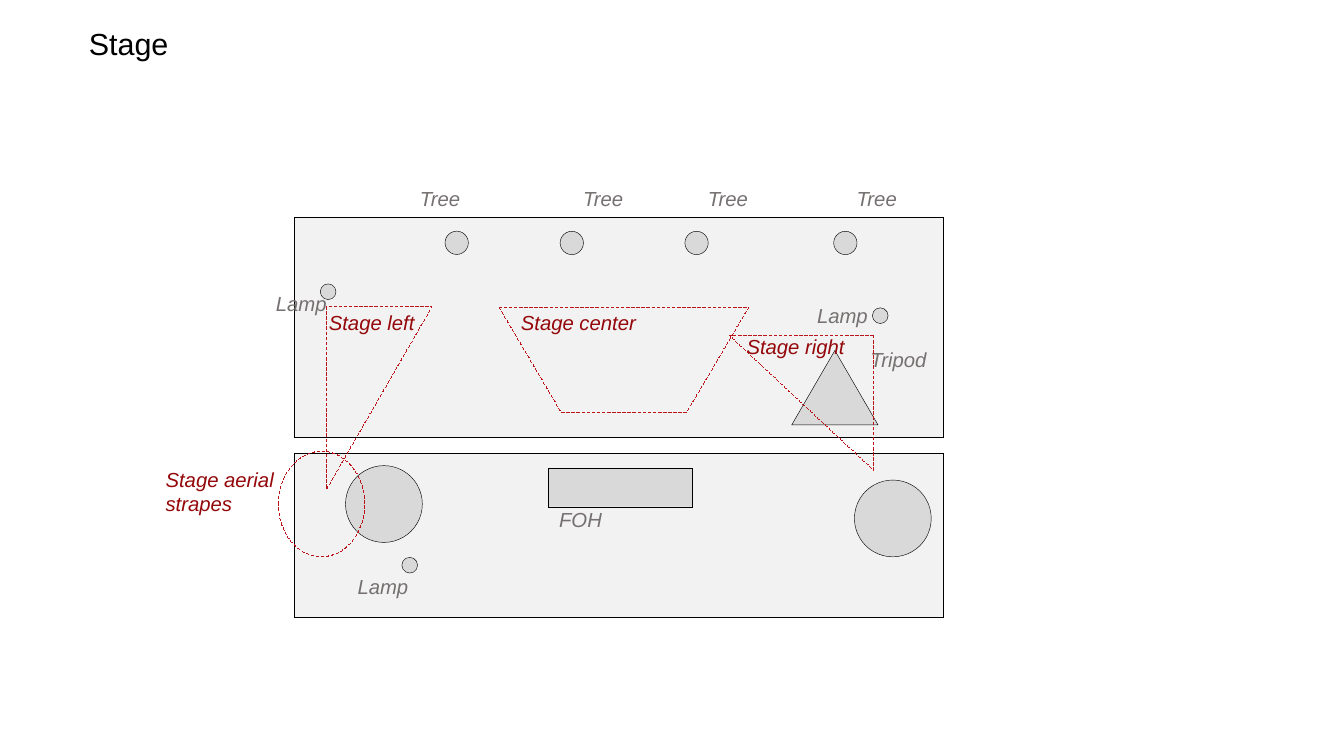
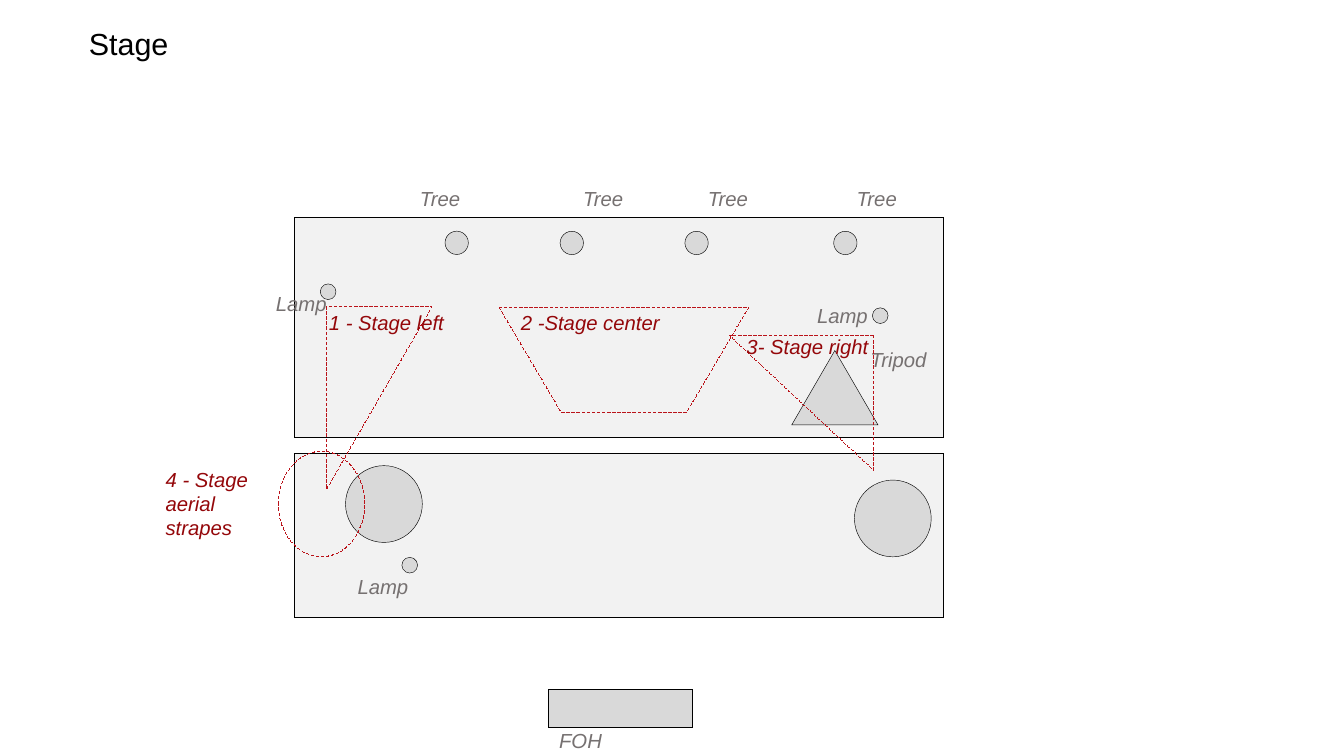
Before and after one commit to yyy-berlin/youth-exchange-2019, a slide deck: slide 1 of 10_planning-stage.odp. Drawn at 1344x756 pixels with LibreOffice and Linux fonts; fonts in the diff are those of the drawing. Boxes give left, top, right and bottom in pixels: in the first picture for what was removed or moved away, otherwise in the second. Text is boxed around its words. In the diff, an @@ line names an element or a change of style, - is before the commit and + after.

```diff
--- a/10_planning-stage.odp
+++ b/10_planning-stage.odp
@@ text at <box>329,314,444,335</box>: text changed @@
-Stage left
+1 - Stage left
@@ text at <box>521,316,659,335</box>: text changed @@
-Stage center
+2 -Stage center
@@ text at <box>746,339,868,359</box>: text changed @@
-Stage right
+3- Stage right
@@ text at <box>166,473,248,540</box>: text changed @@
-Stage aerial strapes
+4 - Stage aerial strapes
@@ rectangle: place and size @@
-rectangle at <box>549,468,693,506</box>
+rectangle at <box>549,689,693,727</box>
@@ text "FOH": place and size @@
-text "FOH" at <box>559,513,602,527</box>
+text "FOH" at <box>559,734,602,748</box>
```
Also in this commit, not shown: 5 other slides changed, 3 slides added, 1 other file.
